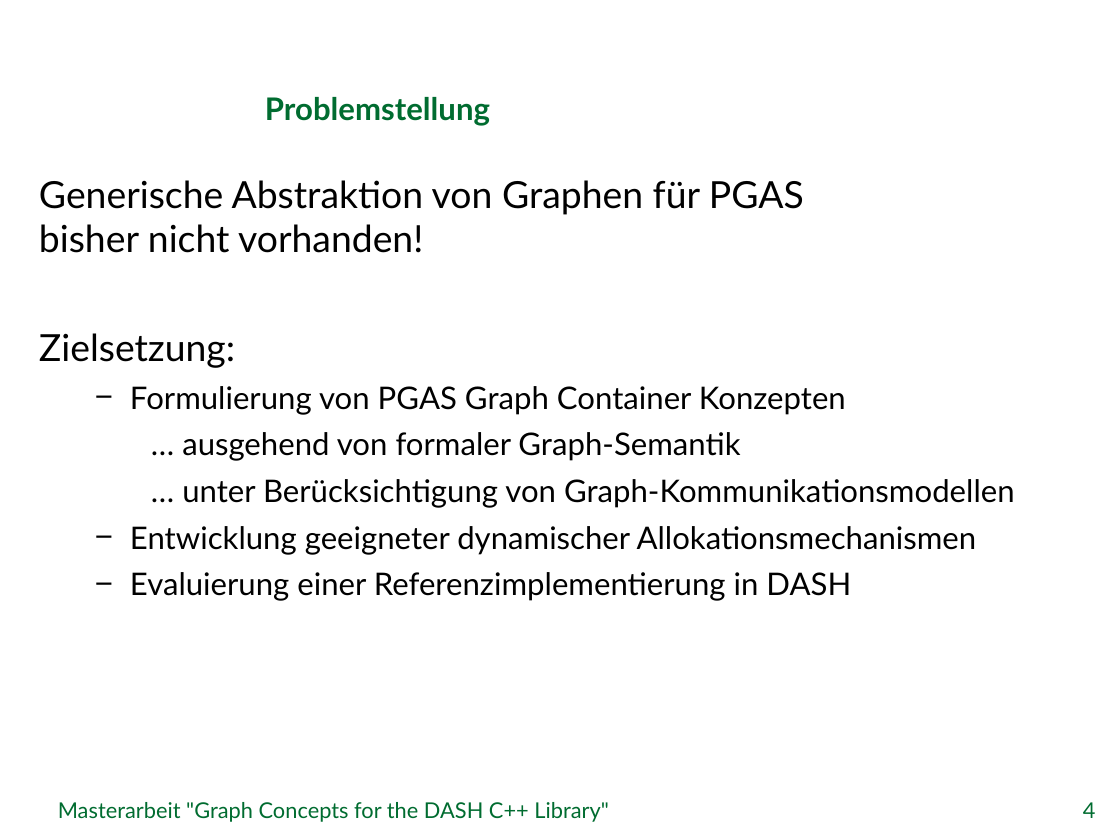
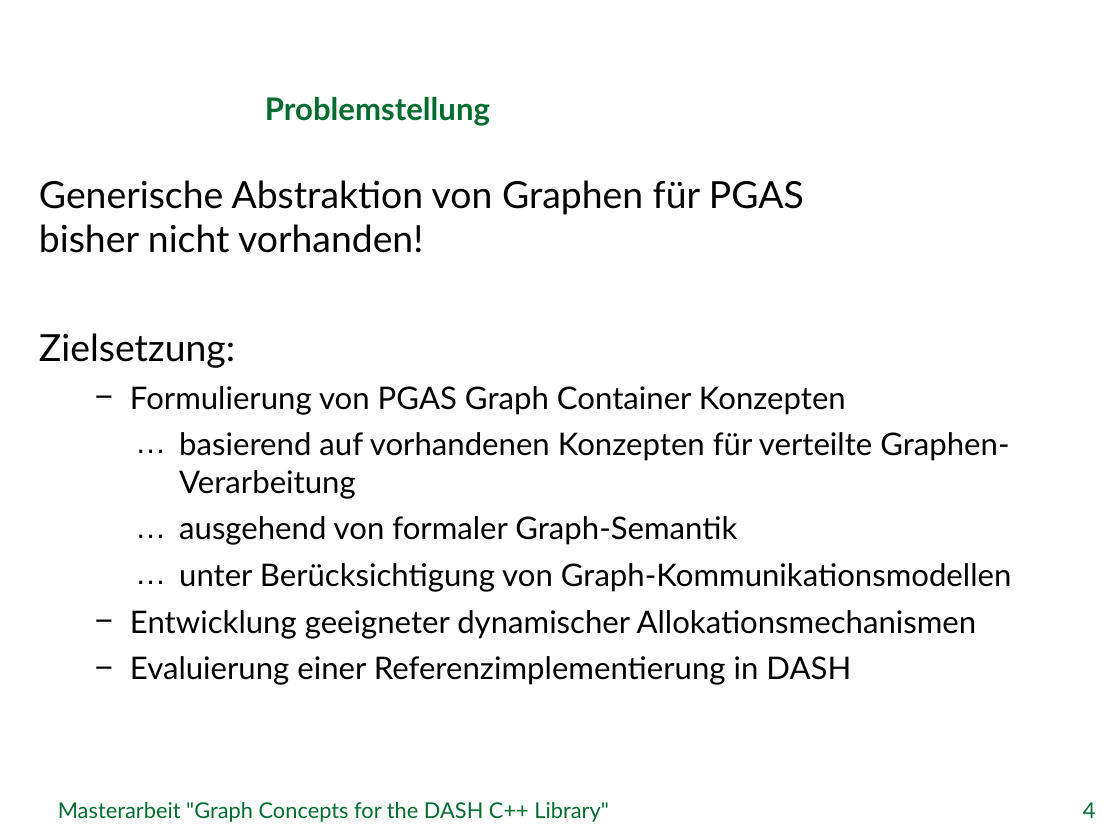
Before and after one commit to stiefn/dyn-data-structures-thesis, a slide deck: slide 4 of Folien/Abschlusssvortrag_Stefan_Effenberger.pptx. Drawn at 1120x840 pixels with LibreOffice and Linux fonts; fonts in the diff are those of the drawing; background and template pictures are left out. Boxes give left, top, right and bottom in pixels: in the first picture for what was removed or moved away, otherwise in the second. Text is boxed around its words. In the diff, an @@ line names an element or a change of style, - is before the commit and + after.

Commit message:
updated final presentation

```diff
--- a/Folien/Abschlusssvortrag_Stefan_Effenberger.pptx
+++ b/Folien/Abschlusssvortrag_Stefan_Effenberger.pptx
@@ text at (x1=179, y1=432, x2=1012, y2=592): text changed @@
-    … ausgehend von formaler Graph-Semantik
-    … unter Berücksichtigung von Graph-Kommunikationsmodellen
+    … basierend auf vorhandenen Konzepten für verteilte Graphen-Verarbeitung
+    … ausgehend von formaler Graph-Semantik
+    … unter Berücksichtigung von Graph-Kommunikationsmodellen
```
Also in this commit, not shown: 8 other slides changed, 2 slides added, 2 slides removed, 1 other file.
